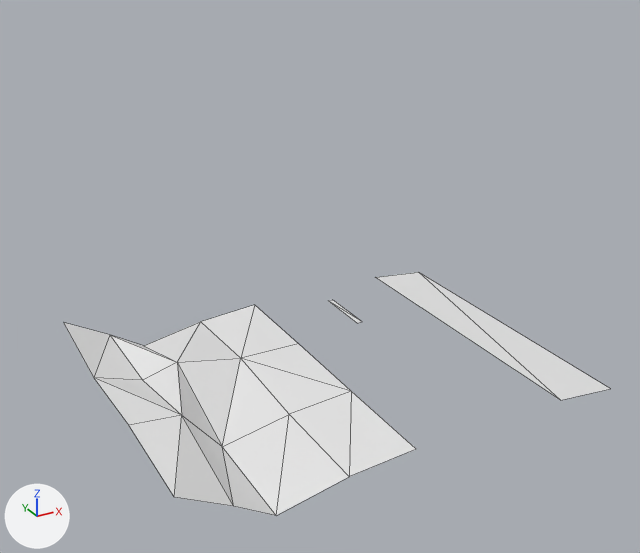
Before and after pictures for a commit that changed the OBJ model CMDG/Scenes/AssemblyWinter2025/random_objects/road.obj.
The view is the same before and after, from a 50 mm camera at (-11.61, -20.88, 13.48) aimed at (-0.36, -0.43, 3.25). Lighting does not change. The marker at lower left points along +X, +Y and +Z. Mesh edges are drawn as thin lines. Where no turn or scale is listed for an object, it has been applied to the vertices.

The scene before the commit, as lines of its bpy script (objects in view):
```python
me_plane_003 = bpy.data.meshes.new('Plane.003')
me_plane_003.from_pydata(...)  # 30 vertices, 28 faces, 1 loose edge; spans x -6.62..7.0, y -5.0..5.0, z -0.57..0.91
me_plane_003.materials.append(mat_material_020)  # white #e7e7e7
# before: 1 (5.0, -5.0, 0.0) at pixel (560, 400), 3 (5.0, 5.0, 0.0) at pixel (375, 277)
ob_plane_003 = bpy.data.objects.new('Plane.003', me_plane_003)
ob_plane_003.location = (0.0, 0.0, 0.0)
```
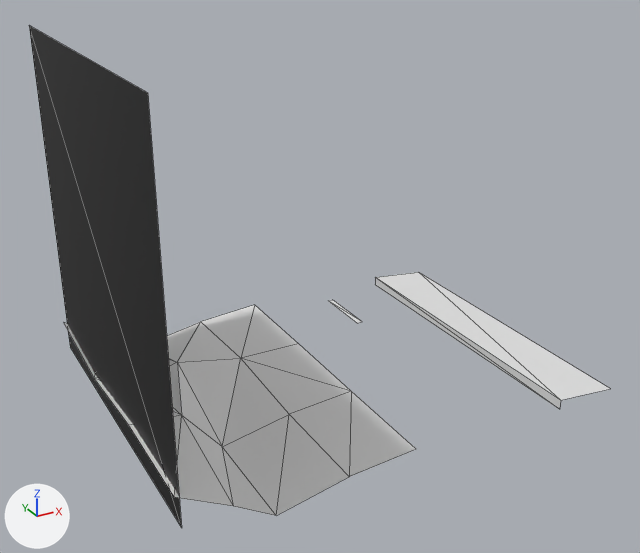
What differs and where, as boxes [x1, y1, x2, y2] in the pictures (640 x 553 px):
'Plane.003', reshaped (6% wider, 107% taller): before [64, 272, 610, 515]; after [29, 25, 610, 528]
part 1 of me_plane_003, added (black): after [29, 25, 561, 528]

What the commit changed:
Material 'Material.024' (mat_material_024) is new.
Its base color is (0.0, 0.0, 0.0) (black #000000).
me_plane_003 has 30 vertices, 28 faces, 1 loose edge and spans x -6.62..7.0, y -5.0..5.0, z -0.57..0.91.
me_plane_003 is used by ob_plane_003; location (0.0, 0.0, 0.0).
Verts and faces of me_plane_003; kept vertices keep their numbers, new ones are numbered from 30.
Part 1, on me_plane_003:
New vertex 30 is at (5.0, -5.0, -0.3), pixel (559, 409).
New vertex 31 is at (-6.5, -5.0, 10.0), pixel (147, 92).
New vertex 32 is at (-6.5, -5.0, 0.0), pixel (181, 528).
New vertices 33, 34, 35 stand at vertices 30, 31, 32, in that order, plus (0.0, 10.0, 0.0).
New faces: (1, 3, 30), (3, 33, 30) (mat_material_020 (white #e7e7e7)).
New faces: (31, 32, 34), (32, 35, 34) (mat_material_024 (black #000000)).
me_plane_003 now uses material mat_material_024 (black #000000).
